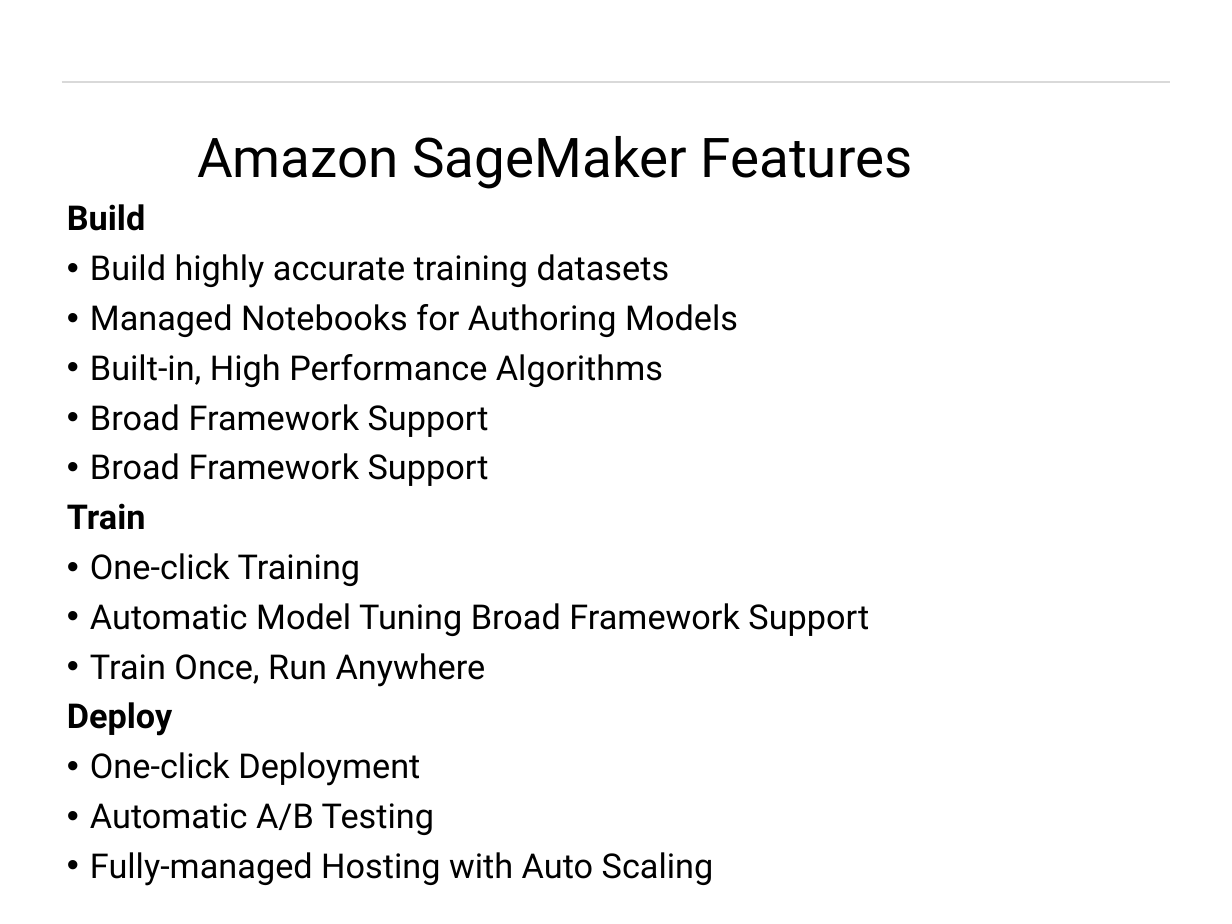
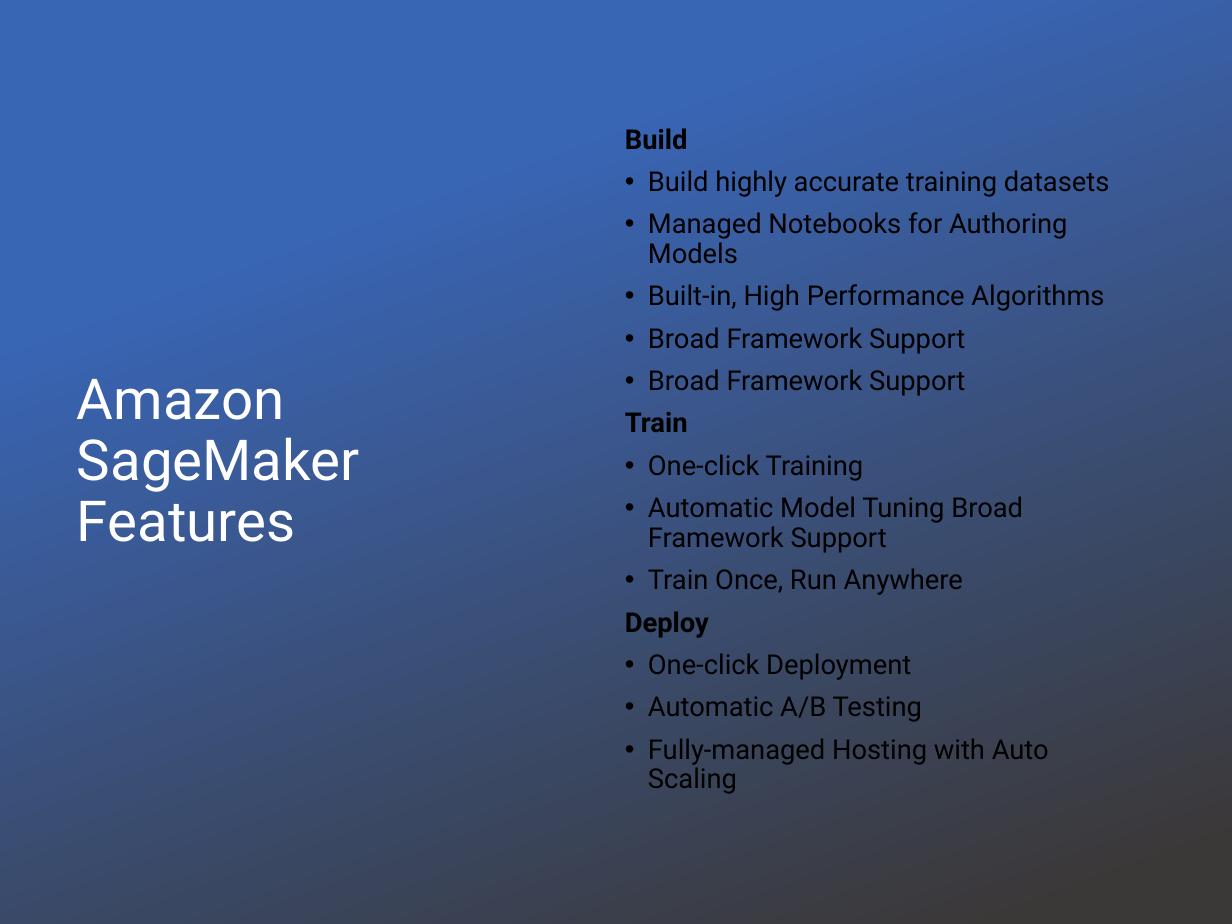
Before and after one commit to tiwari-abhi/ML_Projects, a slide deck: slide 11 of Presentation/Machine Learning As A Service.pptx. Drawn at 1232x924 pixels with LibreOffice and Linux fonts; fonts in the diff are those of the drawing; background and template pictures are left out. Boxes give left, top, right and bottom in pixels: in the first picture for what was removed or moved away, otherwise in the second. Text is boxed around its words. In the diff, an @@ line names an element or a change of style, - is before the commit and + after.

```diff
--- a/Presentation/Machine Learning As A Service.pptx
+++ b/Presentation/Machine Learning As A Service.pptx
@@ rectangle added at bbox=[0, 0, 1232, 924], fill gradient #3965B5 to #3B3838 @@
@@ text "Build": place and size @@
-text "Build" at bbox=[67, 204, 869, 886]
+text "Build" at bbox=[625, 128, 1110, 794]
@@ text "Build" at bbox=[625, 128, 1110, 794]: size 20 to 16 pt; vertical alignment top to middle @@
@@ title "Amazon SageMaker Features": place and size @@
-title "Amazon SageMaker Features" at bbox=[197, 136, 912, 189]
+title "Amazon SageMaker Features" at bbox=[77, 379, 360, 542]
@@ title "Amazon SageMaker Features" at bbox=[77, 379, 360, 542]: size 32 to 33 pt, text colour #000000 to #FFFFFF @@
```
Also in this commit, not shown: 15 other slides changed, 14 other files.
